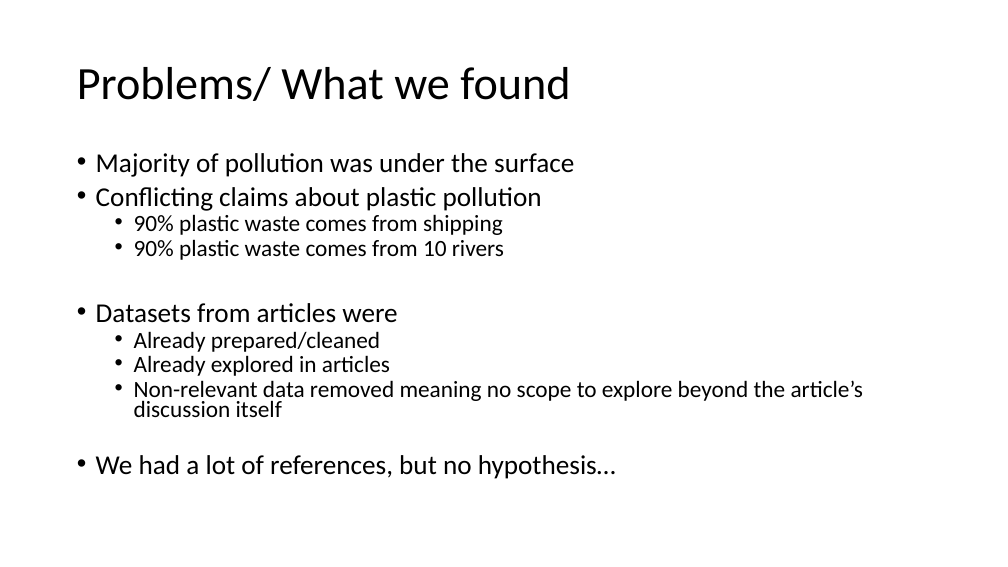
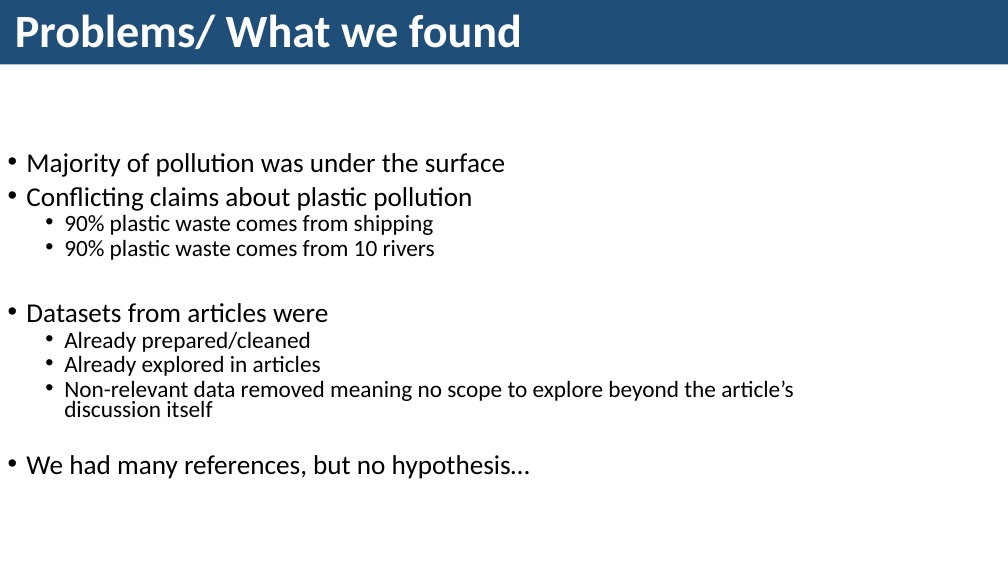
Before and after one commit to KarenJewell/CMM507-Group2, a slide deck: slide 2 of Group2Presentation.pptx. Drawn at 1008x567 pixels with LibreOffice and Linux fonts; fonts in the diff are those of the drawing. Boxes give left, top, right and bottom in pixels: in the first picture for what was removed or moved away, otherwise in the second. Text is boxed around its words. In the diff, an @@ line names an element or a change of style, - is before the commit and + after.

```diff
--- a/Group2Presentation.pptx
+++ b/Group2Presentation.pptx
@@ title "Problems/ What we found": place and size @@
-title "Problems/ What we found" at bbox=[77, 67, 570, 101]
+title "Problems/ What we found" at bbox=[0, 0, 1008, 64]
@@ title "Problems/ What we found" at bbox=[0, 0, 1008, 64]: text colour #000000 to #FFFFFF, bold on; fill none to #1F4E79 @@
@@ text "Majority of pollution was under ...": place and size @@
-text "Majority of pollution was under ..." at bbox=[96, 153, 864, 479]
+text "Majority of pollution was under ..." at bbox=[26, 153, 794, 479]
@@ text at bbox=[26, 455, 530, 479]: text changed @@
-• We had a lot of references, but no hypothesis…
+• We had many references, but no hypothesis…
```
Also in this commit, not shown: 4 other slides changed.
